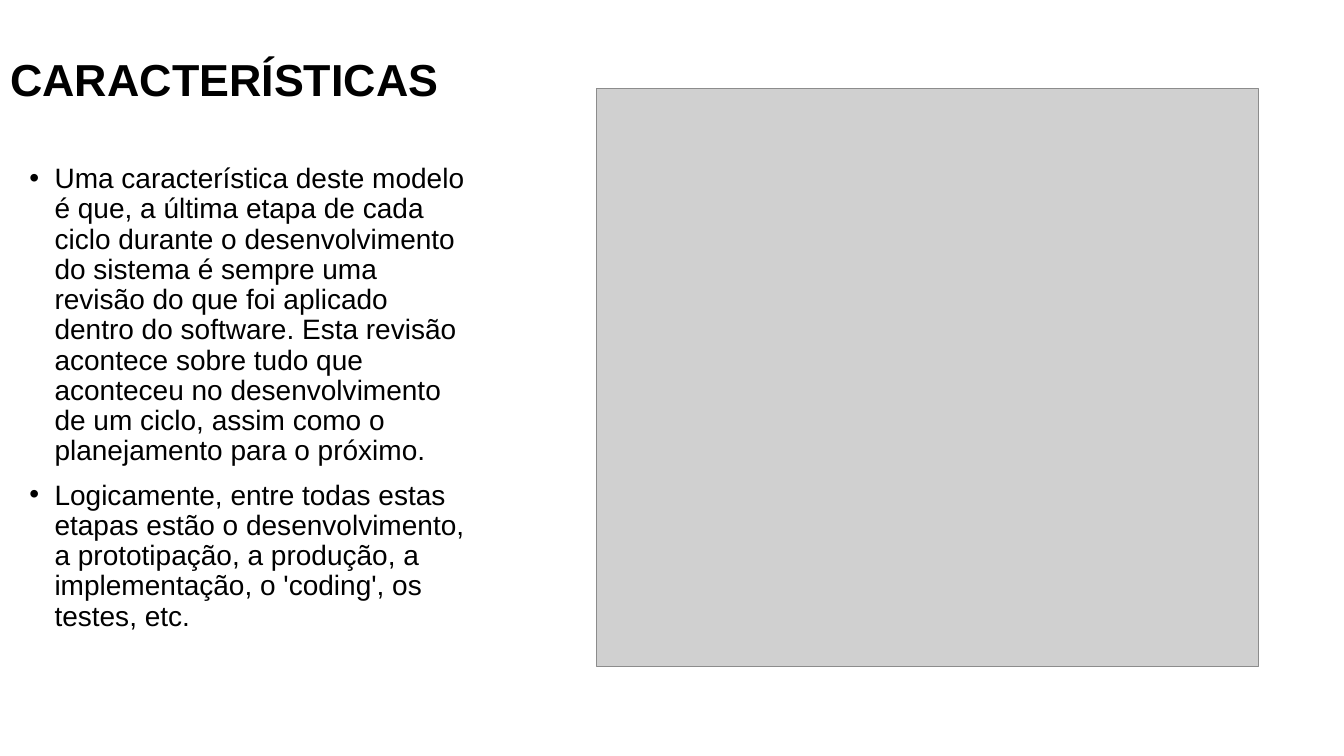
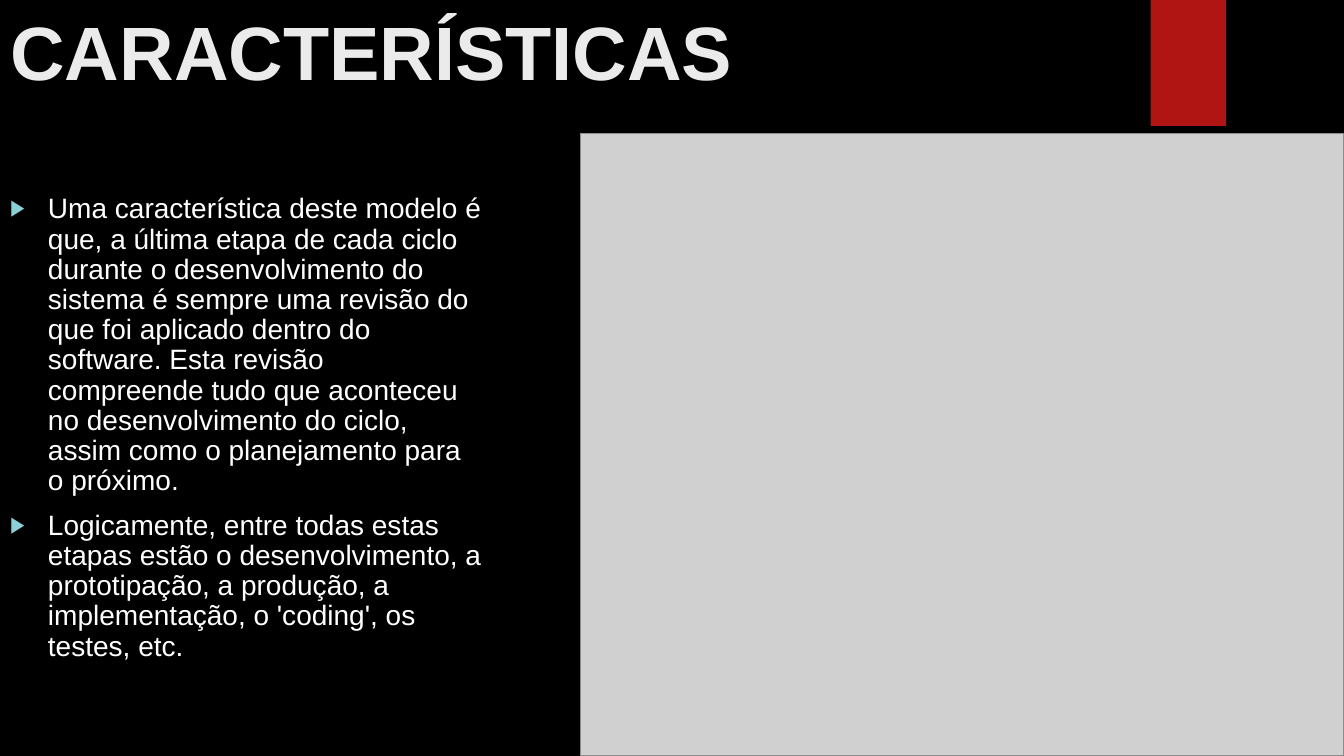
Before and after one commit to GabrielDSS0/ETEC-Coisas-Escolares, a slide deck: slide 7 of 1 etim ds 2022/Analise e Projeto de Sistemas/Trabalho sobre modelo Espiral/Modelo Espiral.pptx. Drawn at 1344x756 pixels with LibreOffice and Linux fonts; fonts in the diff are those of the drawing; grey boxes stand for pictures; background and template pictures are left out. Boxes give left, top, right and bottom in pixels: in the first picture for what was removed or moved away, otherwise in the second. Text is boxed around its words. In the diff, an @@ line names an element or a change of style, - is before the commit and + after.

```diff
--- a/1 etim ds 2022/Analise e Projeto de Sistemas/Trabalho sobre modelo Espiral/Modelo Espiral.pptx
+++ b/1 etim ds 2022/Analise e Projeto de Sistemas/Trabalho sobre modelo Espiral/Modelo Espiral.pptx
@@ background #FFFFFF to picture (left out) @@
@@ title "CARACTERÍSTICAS" at box(10, 20, 732, 81): size 32 to 54 pt, text colour #000000 to #EBEBEB; line spacing 0.9 to 1; vertical alignment middle to top @@
@@ rectangle added at box(1150, 0, 1226, 126), fill #B01513 @@
@@ picture: place and size @@
-picture at box(597, 89, 1259, 666)
+picture at box(581, 134, 1344, 756)
@@ text "Uma característica deste modelo é ...": place and size @@
-text "Uma característica deste modelo é ..." at box(55, 167, 464, 630)
+text "Uma característica deste modelo é ..." at box(48, 197, 481, 660)
@@ text at box(48, 197, 481, 496): text changed; text colour #000000 to #FFFFFF @@
-• Uma característica deste modelo é que, a última etapa de cada ciclo durante o desenvolvimento do sistema é sempre uma revisão do que foi aplicado dentro do software. Esta revisão acontece sobre tudo que aconteceu no desenvolvimento de um ciclo, assim como o planejamento para o próximo.
+▶ Uma característica deste modelo é que, a última etapa de cada ciclo durante o desenvolvimento do sistema é sempre uma revisão do que foi aplicado dentro do software. Esta revisão compreende tudo que aconteceu no desenvolvimento do ciclo, assim como o planejamento para o próximo.
@@ text at box(48, 514, 481, 660): text colour #000000 to #FFFFFF in "Logicamente, entre todas estas etapas estão o ..."; bullet • to ▶ @@
```
Also in this commit, not shown: 11 other slides changed, 1 slide added, 1 slide removed.
